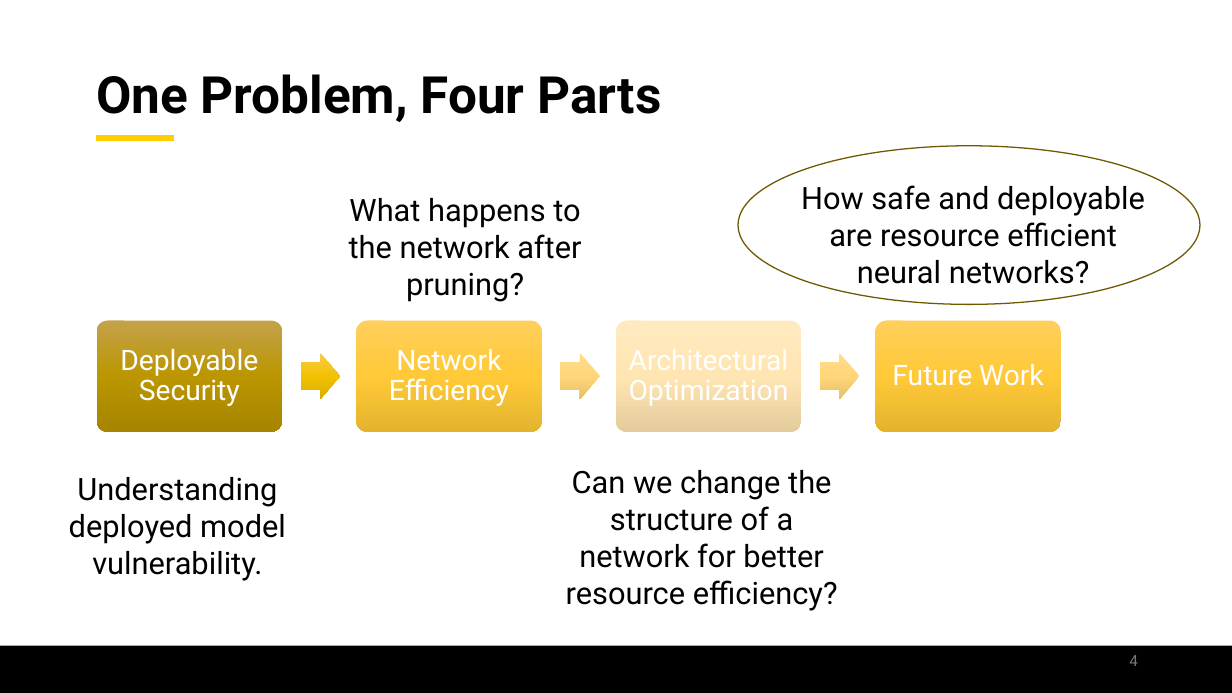
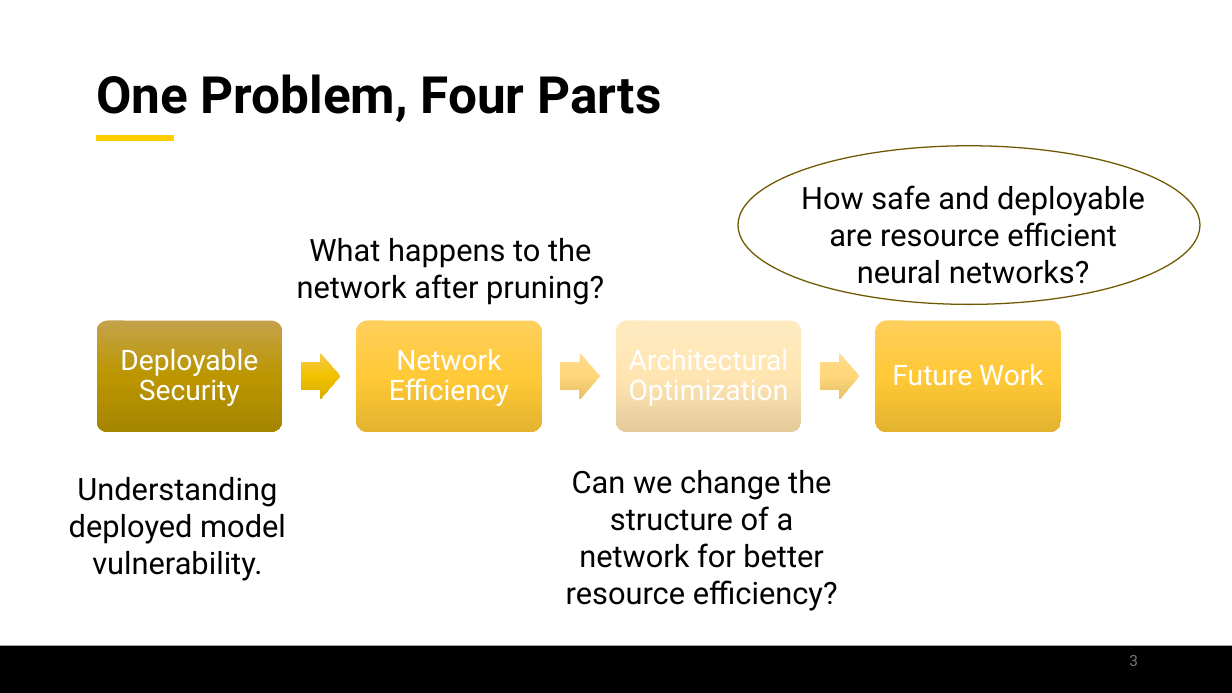
Before and after one commit to jamilgafur/Presentation, a slide deck: slide 3 of Presentation.pptx (slide 4 before the commit). Drawn at 1232x693 pixels with LibreOffice and Linux fonts; fonts in the diff are those of the drawing; background and template pictures are left out. Boxes give left, top, right and bottom in pixels: in the first picture for what was removed or moved away, otherwise in the second. Text is boxed around its words. In the diff, an @@ line names an element or a change of style, - is before the commit and + after.

```diff
--- a/Presentation.pptx
+++ b/Presentation.pptx
@@ text "What happens to the network ..." rewrapped from (349, 198, 581, 302) to (297, 238, 604, 305) @@
@@ page number at (1129, 655, 1138, 666): text changed @@
-4
+3
```
Also in this commit, not shown: 23 other slides changed, 31 slides added, 21 slides removed.
